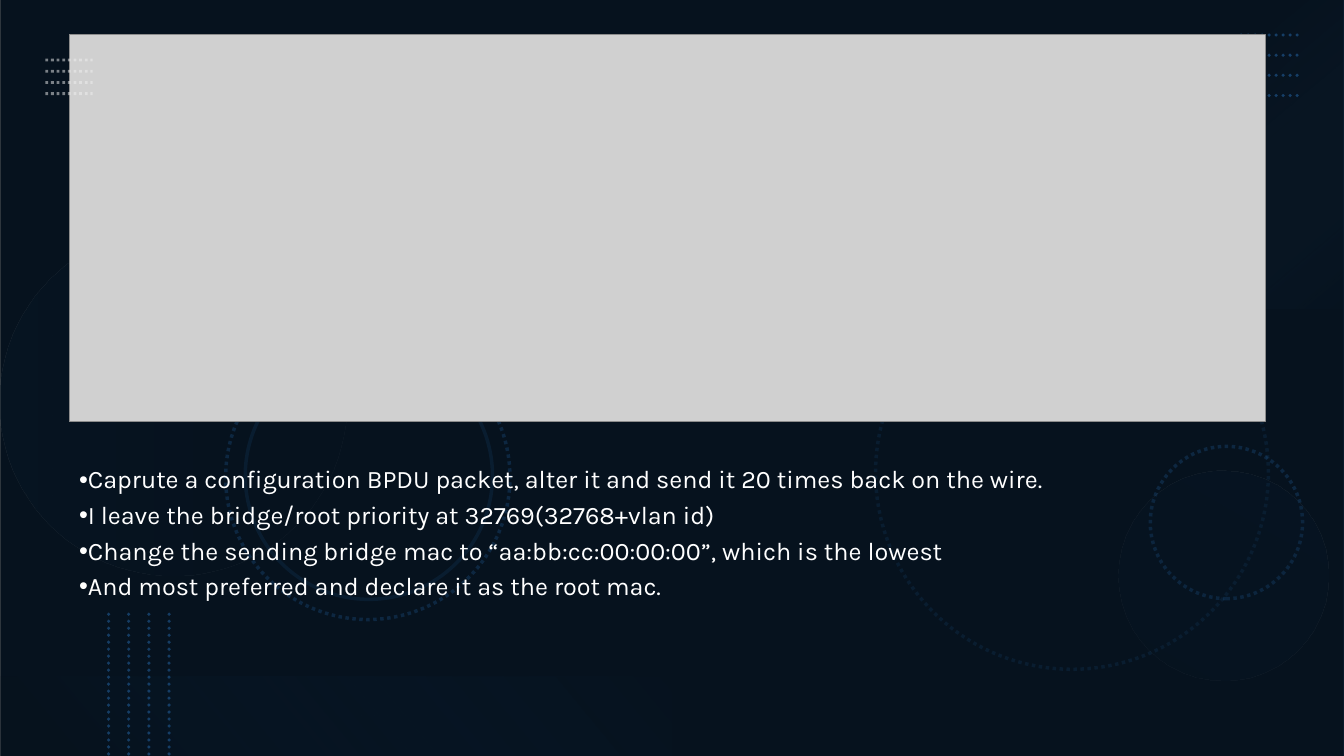
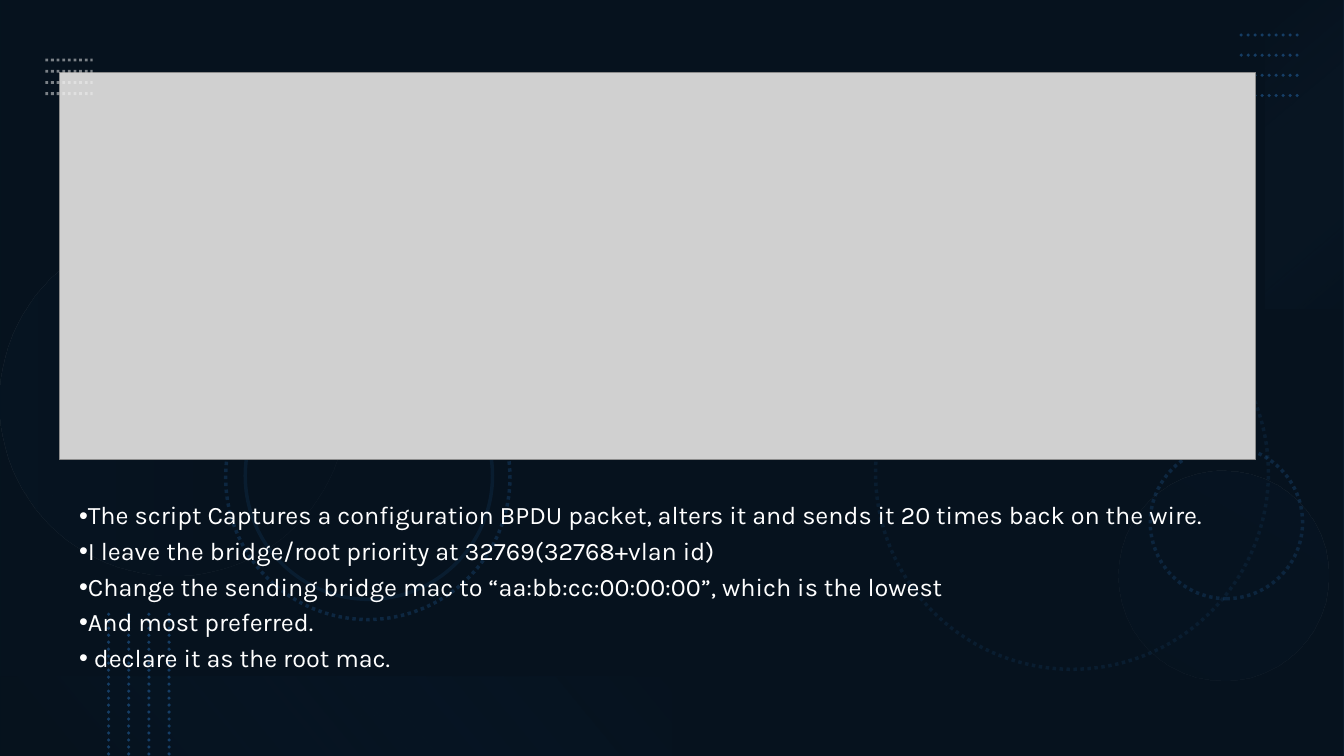
Before and after one commit to Eitan-Ben-Ari/Eitans_repo, a slide deck: slide 4 of Bpdu Spoofing Project/Slide.pptx. Drawn at 1344x756 pixels with LibreOffice and Linux fonts; fonts in the diff are those of the drawing; grey boxes stand for pictures. Boxes give left, top, right and bottom in pixels: in the first picture for what was removed or moved away, otherwise in the second. Text is boxed around its words. In the diff, an @@ line names an element or a change of style, - is before the commit and + after.

```diff
--- a/Bpdu Spoofing Project/Slide.pptx
+++ b/Bpdu Spoofing Project/Slide.pptx
@@ background #FFFFFF to #0B3041 @@
@@ picture: place and size @@
-picture at bbox=[70, 35, 1266, 422]
+picture at bbox=[59, 73, 1256, 460]
@@ text "The script Captures a configuration ...": place and size @@
-text "The script Captures a configuration ..." at bbox=[88, 470, 1042, 601]
+text "The script Captures a configuration ..." at bbox=[88, 506, 1201, 672]
@@ text at bbox=[88, 506, 1201, 530]: text changed @@
-• Caprute a configuration BPDU packet, alter it and send it 20 times back on the wire.
+• The script Captures a configuration BPDU packet, alters it and sends it 20 times back on the wire.
@@ text at bbox=[88, 613, 390, 672]: text changed @@
-• And most preferred and declare it as the root mac.
+• And most preferred.
+• declare it as the root mac.
```
Also in this commit, not shown: 5 other slides changed, 6 slides added, 1 slide removed, 8 other files.
